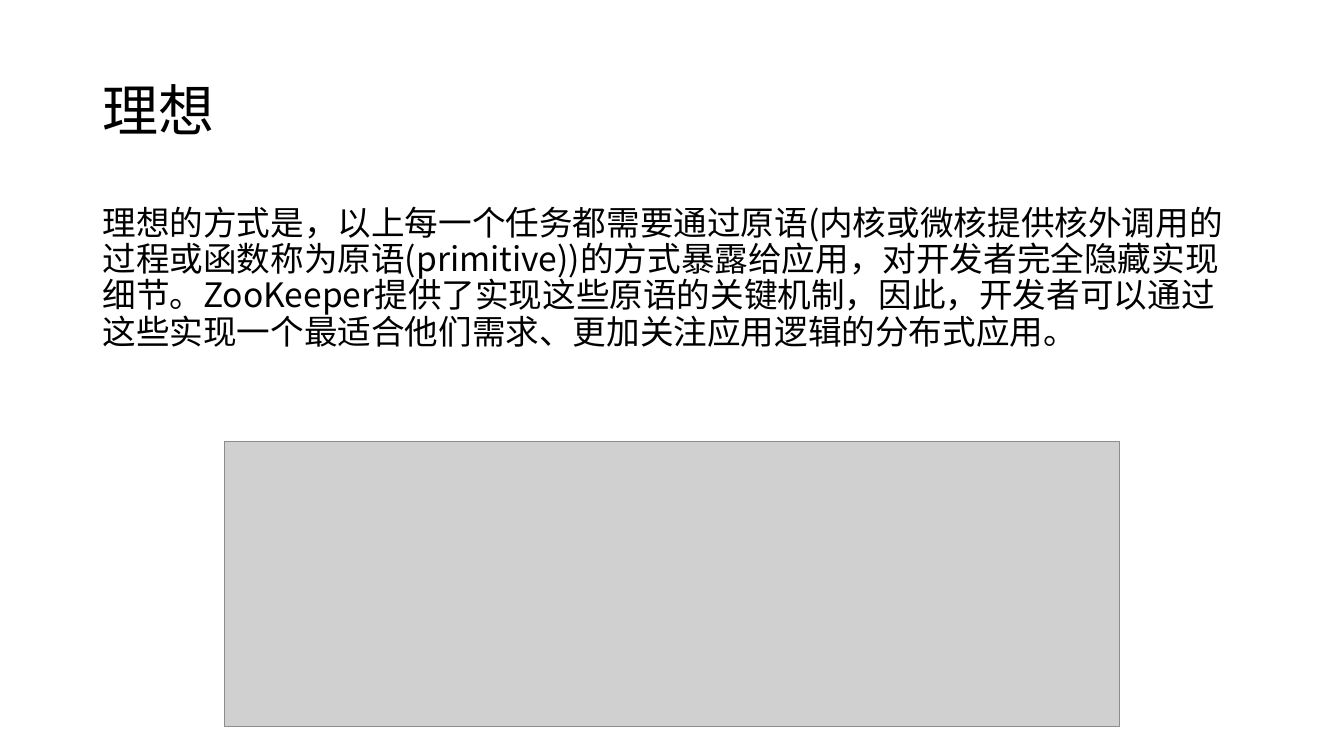
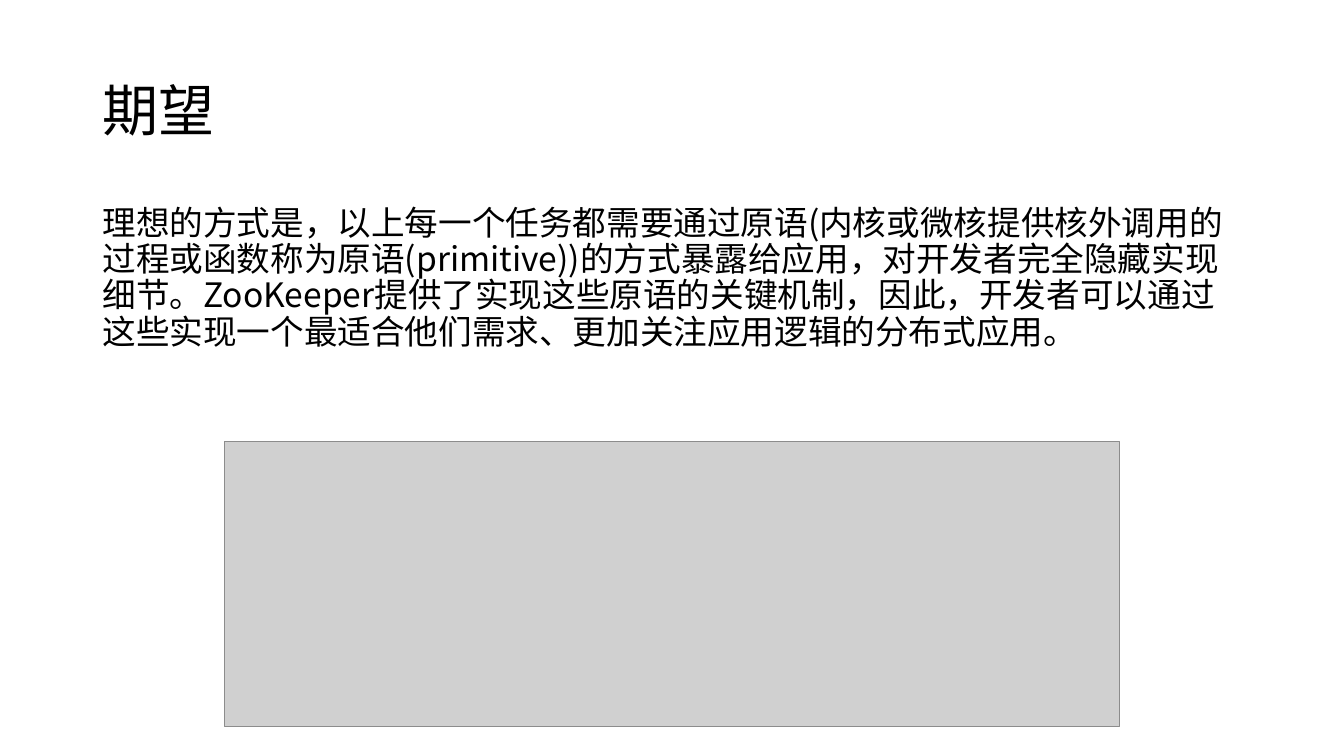
Before and after one commit to moxingwang/zookeeper, a slide deck: slide 6 of zookeeper.v2.pptx. Drawn at 1344x756 pixels with LibreOffice and Linux fonts; fonts in the diff are those of the drawing; grey boxes stand for pictures. Boxes give left, top, right and bottom in pixels: in the first picture for what was removed or moved away, otherwise in the second. Text is boxed around its words. In the diff, an @@ line names an element or a change of style, - is before the commit and + after.

```diff
--- a/zookeeper.v2.pptx
+++ b/zookeeper.v2.pptx
@@ title at bbox=[102, 84, 214, 136]: text changed @@
-理想
+期望
```
Also in this commit, not shown: 1 other slide changed, 1 slide added, 2 slides removed, 1 other file.
